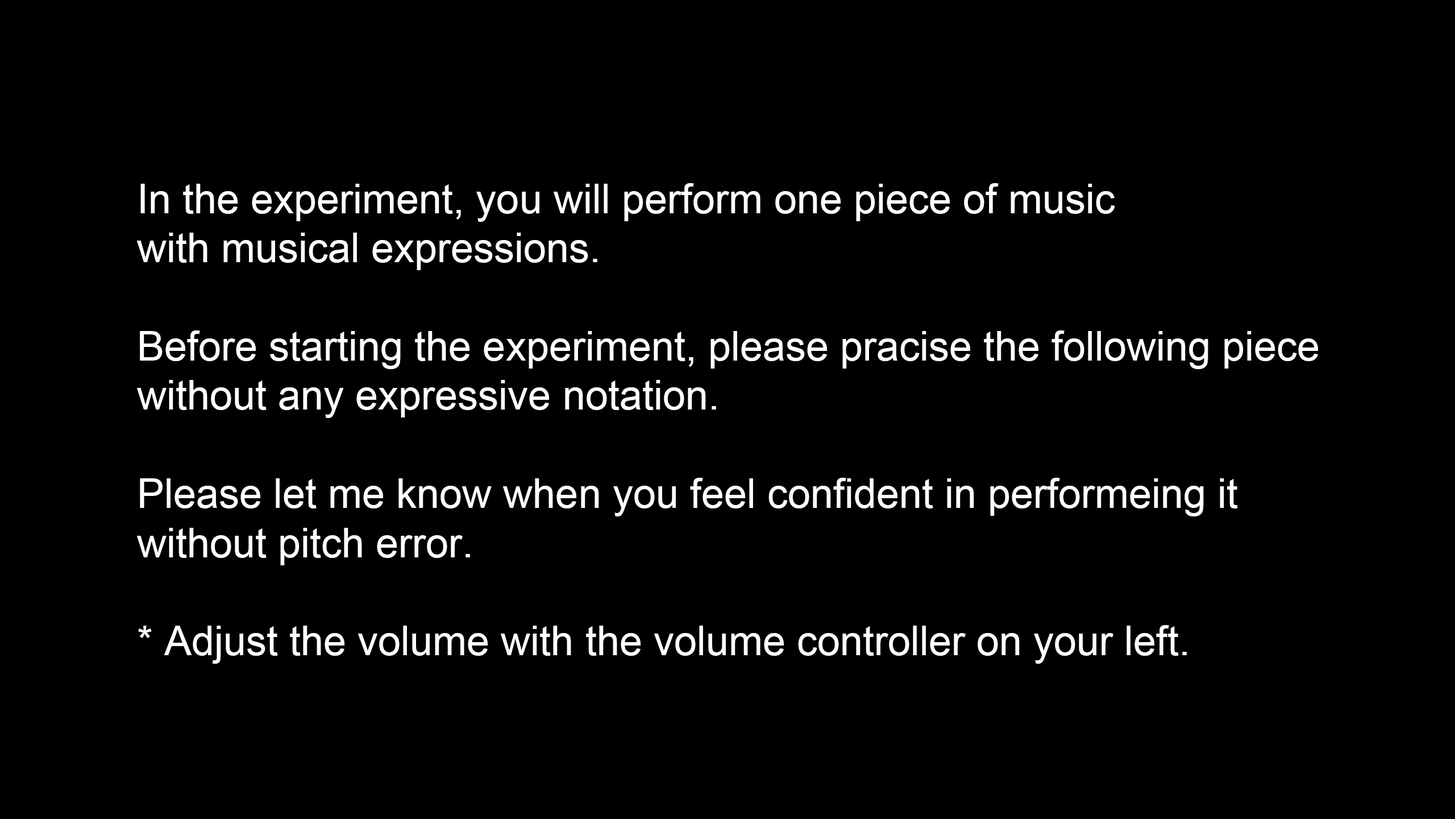
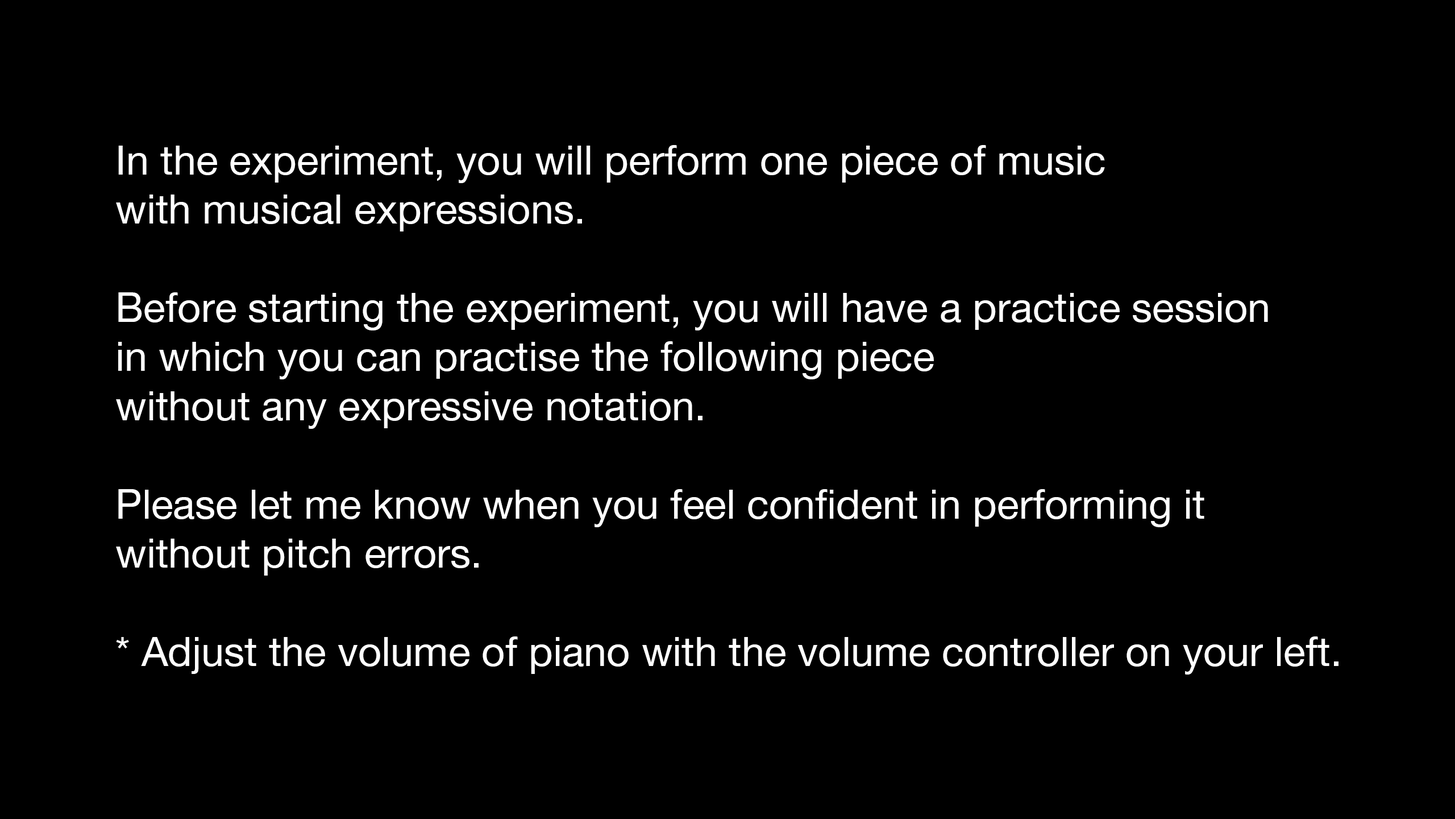
Comparing the layer stacks of the two 1455 x 819 images. Changes:
painted on "In the experiment, you will perform one piece of music with mus" over box(115, 144, 1339, 675)
